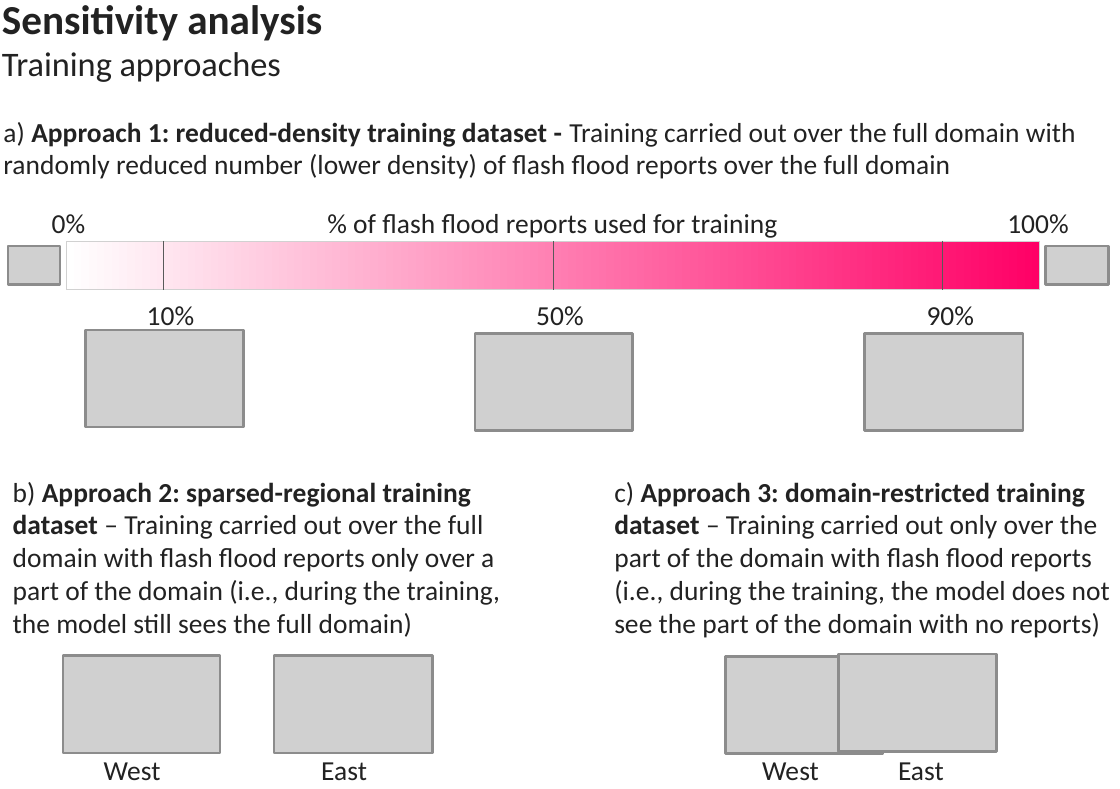
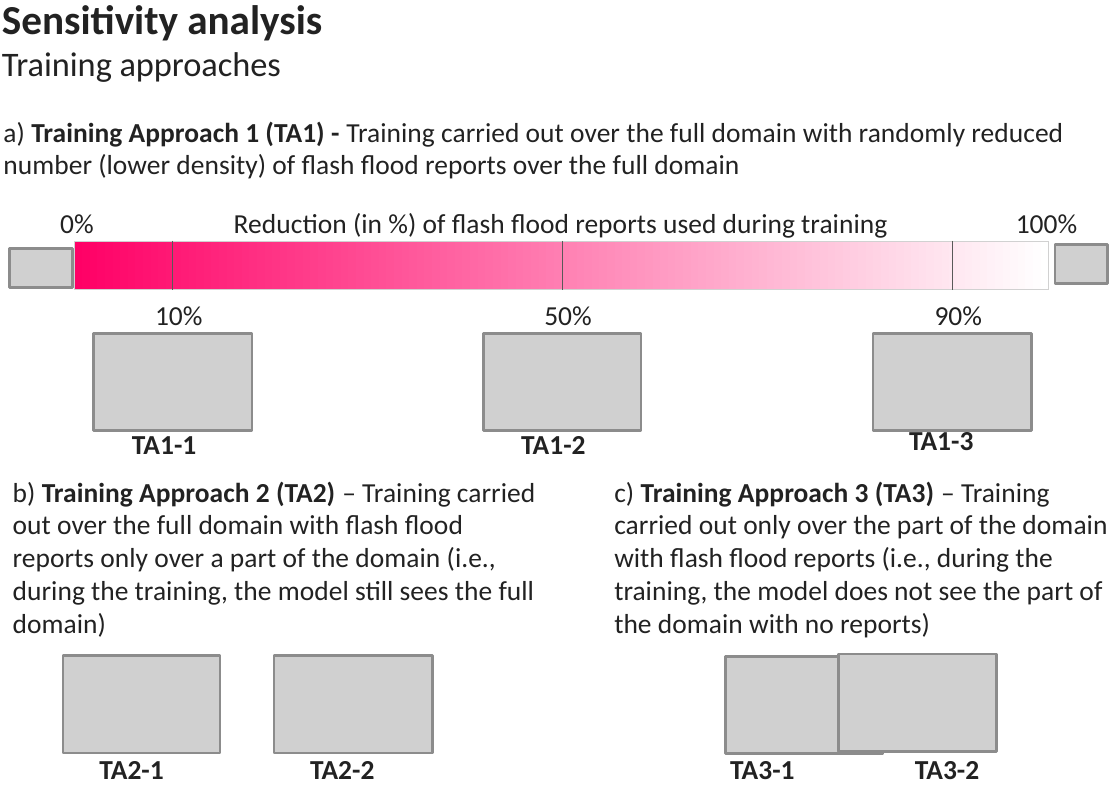
Before and after one commit to FatimaPillosu/thesis, a slide deck: slide 1 of chapter_07/figures/training_approaches.pptx. Drawn at 1120x789 pixels with LibreOffice and Linux fonts; fonts in the diff are those of the drawing; grey boxes stand for pictures. Boxes give left, top, right and bottom in pixels: in the first picture for what was removed or moved away, otherwise in the second. Text is boxed around its words. In the diff, an @@ line names an element or a change of style, - is before the commit and + after.

Commit message:
Added better referencing to the training approaches

```diff
--- a/chapter_07/figures/training_approaches.pptx
+++ b/chapter_07/figures/training_approaches.pptx
@@ text at [3, 122, 1063, 179]: text changed @@
-a) Approach 1: reduced-density training dataset - Training carried out over the full domain with randomly reduced number (lower density) of flash flood reports over the full domain
+a) Training Approach 1 (TA1) - Training carried out over the full domain with randomly reduced number (lower density) of flash flood reports over the full domain
@@ text at [234, 213, 887, 238]: text changed @@
-% of flash flood reports used for training
+Reduction (in %) of flash flood reports used during training
@@ picture: place and size @@
-picture at [1046, 245, 1108, 284]
+picture at [10, 250, 72, 289]
@@ 1 picture, 1 text, 1 line, 1 rectangle: place and size @@
-1 picture, 1 text, 1 line, 1 rectangle at [67, 240, 1041, 430]
+1 picture, 1 text, 1 line, 1 rectangle at [74, 240, 1048, 430]
@@ rectangle at [74, 240, 1048, 289]: fill gradient #FFFFFF to #FF0066 to gradient #FF0066 to #FFFFFF @@
@@ 4 texts, 2 lines: place and size @@
-4 texts, 2 lines at [52, 214, 1068, 333]
+4 texts, 2 lines at [60, 214, 1077, 333]
@@ picture: place and size @@
-picture at [7, 245, 59, 284]
+picture at [1056, 245, 1108, 284]
@@ picture: place and size @@
-picture at [865, 334, 1024, 430]
+picture at [94, 334, 252, 430]
@@ picture: place and size @@
-picture at [84, 329, 242, 425]
+picture at [873, 334, 1031, 430]
@@ text added at [132, 436, 196, 454], 8 pt, text #222222, bold @@
+TA1-1
@@ text added at [521, 436, 585, 454], 8 pt, text #222222, bold @@
+TA1-2
@@ text added at [909, 427, 973, 450], 8 pt, text #222222, bold @@
+TA1-3
@@ text at [13, 482, 535, 637]: text changed @@
-b) Approach 2: sparsed-regional training dataset – Training carried out over the full domain with flash flood reports only over a part of the domain (i.e., during the training, the model still sees the full domain)
+b) Training Approach 2 (TA2) – Training carried out over the full domain with flash flood reports only over a part of the domain (i.e., during the training, the model still sees the full domain)
@@ text at [614, 482, 1107, 638]: text changed @@
-c) Approach 3: domain-restricted training dataset – Training carried out only over the part of the domain with flash flood reports (i.e., during the training, the model does not see the part of the domain with no reports)
+c) Training Approach 3 (TA3) – Training carried out only over the part of the domain with flash flood reports (i.e., during the training, the model does not see the part of the domain with no reports)
@@ text added at [99, 761, 163, 779], 8 pt, text #222222, bold @@
+TA2-1
@@ text removed at [104, 762, 161, 780] @@
-West
@@ text added at [310, 761, 374, 779], 8 pt, text #222222, bold @@
+TA2-2
@@ text removed at [321, 762, 367, 781] @@
-East
@@ text added at [730, 761, 794, 779], 8 pt, text #222222, bold @@
+TA3-1
@@ text removed at [762, 762, 819, 781] @@
-West
@@ text removed at [898, 762, 944, 780] @@
-East
@@ text added at [915, 761, 979, 779], 8 pt, text #222222, bold @@
+TA3-2
```
Also in this commit, not shown: 1 other file.
